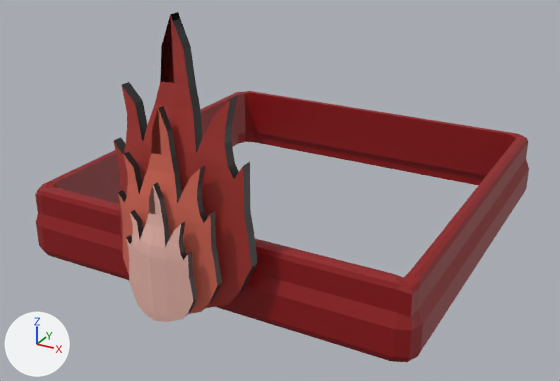
The FBX model DiceRumble/Assets/Gameplay/Dices/FireDice/CouronneFeu.fbx as it was, and as the next commit left it.
Camera for both pictures: a camera (50 mm lens) standing at (1.81, -3.54, 3.88) and looking at (0.02, -0.3, 2.26). Arrows for +X, +Y and +Z are at lower left; the lights stay in place.

Script lines for the objects in view, before the commit:
```python
me_cube_004 = bpy.data.meshes.new('Cube.004')
me_cube_004.from_pydata(...)  # 3076 vertices, 2892 faces; spans x -1.04..1.04, y -1.33..1.04, z 1.95..3.31
# faces by material slot: [2132, 198, 198, 198, 166]
me_cube_004.materials.append(mat_material_003)  # red #8f0911
me_cube_004.materials.append(mat_material_008)  # red #a7332c
me_cube_004.materials.append(mat_material_009)  # red #d46653
me_cube_004.materials.append(mat_material_006)  # pink #e7b4a8
me_cube_004.materials.append(mat_material_010)  # black #252525
ob_couronnefeu = bpy.data.objects.new('CouronneFeu', me_cube_004)
ob_couronnefeu.location = (0.0, 0.0, 0.0)
```
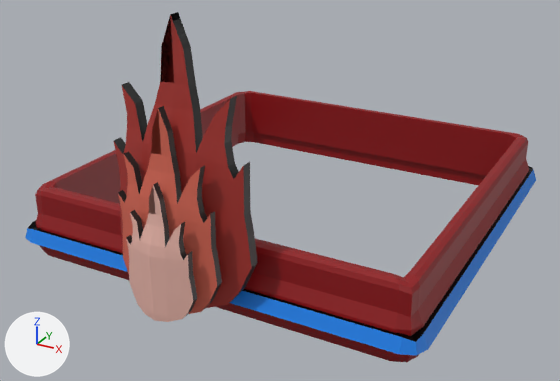
Where the newer file only moved an object's origin or applied its transform, the numbers keep the older frame.

Where the change shows, as pixel boxes (x1, y1, x2, y2) in the pictures (560 x 381 px):
'CouronneFeu', reshaped: before (35, 12, 529, 362); after (25, 12, 536, 362)
part 1 of me_cube_004, added (blue): after (25, 166, 536, 356)

Edits to the bpy script that builds the scene:
```text
Add mat_material_001:
    mat_material_001 = principled_material('Material.001')
    mat_material_001.base_color = (0.0049, 0.0049, 0.0049)  # black #0f0f0f
    mat_material_001.metallic = 1.0
Add mat_material_007:
    mat_material_007 = principled_material('Material.007')
    mat_material_007.base_color = (0.00515, 0.211, 0.8)  # blue #107fe7
Change me_cube_004:
    used by ob_couronnefeu; location = (0.0, 0.0, 0.0)
    remove me_cube_004.from_pydata(...)  # 3076 vertices, 2892 faces; spans x -1.04..1.04, y -1.33..1.04, z 1.95..3.31
    add me_cube_004.from_pydata(...)  # 3732 vertices, 3548 faces; spans x -1.08..1.08, y -1.33..1.08, z 1.95..3.31
    me_cube_004 part 1: a new loose piece of 656 vertices spanning x -1.08..1.08, y -1.08..1.08, z 2.06..2.12
    add me_cube_004.materials.append(mat_material_007)  # blue #107fe7
    add me_cube_004.materials.append(mat_material_001)  # black #0f0f0f
```
